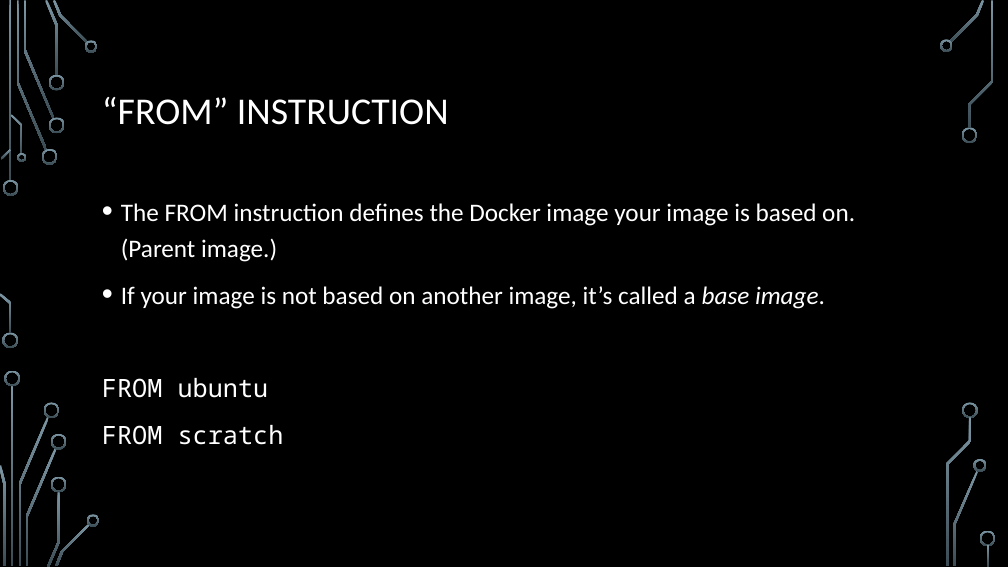
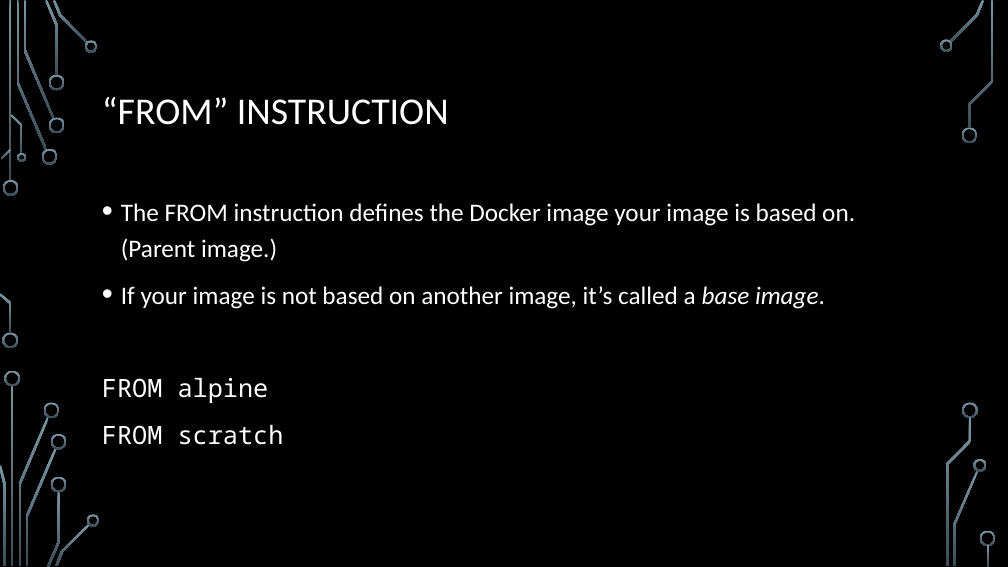
Before and after one commit to jamesche75/Linux-Boot-Camp, a slide deck: slide 5 of Modules/Module 4 - Advanced Docker/Module 4 - Advanced Docker.pptx. Drawn at 1008x567 pixels with LibreOffice and Linux fonts; fonts in the diff are those of the drawing; background and template pictures are left out. Boxes give left, top, right and bottom in pixels: in the first picture for what was removed or moved away, otherwise in the second. Text is boxed around its words. In the diff, an @@ line names an element or a change of style, - is before the commit and + after.

```diff
--- a/Modules/Module 4 - Advanced Docker/Module 4 - Advanced Docker.pptx
+++ b/Modules/Module 4 - Advanced Docker/Module 4 - Advanced Docker.pptx
@@ text at box(102, 378, 269, 403): text changed @@
-FROM ubuntu
+FROM alpine
```
Also in this commit, not shown: 3 other slides changed, 1 slide added, 3 other files.
